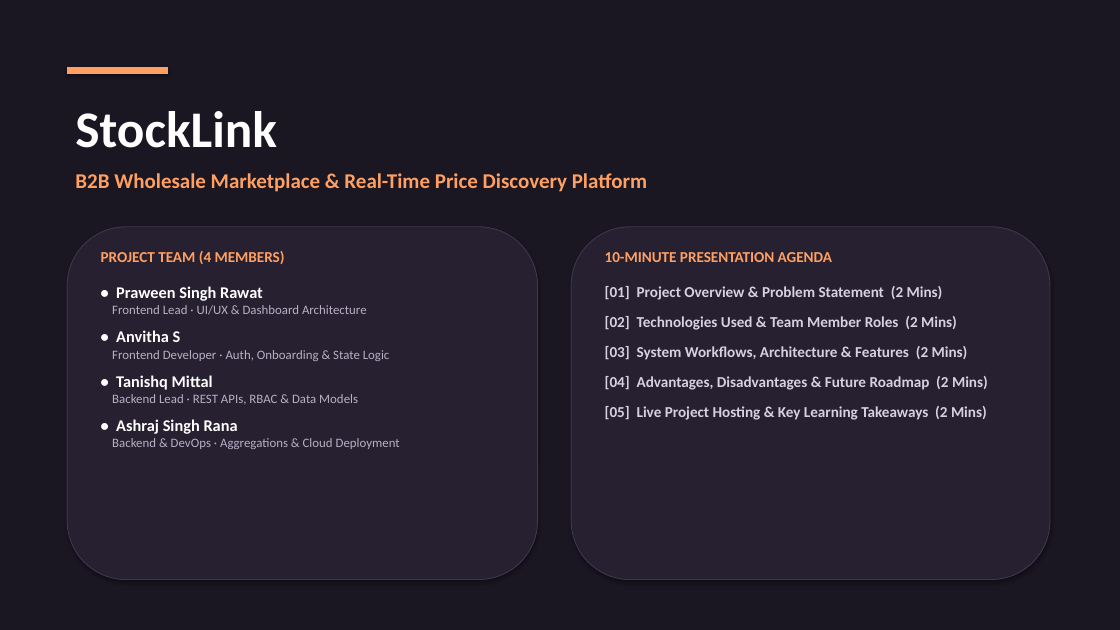
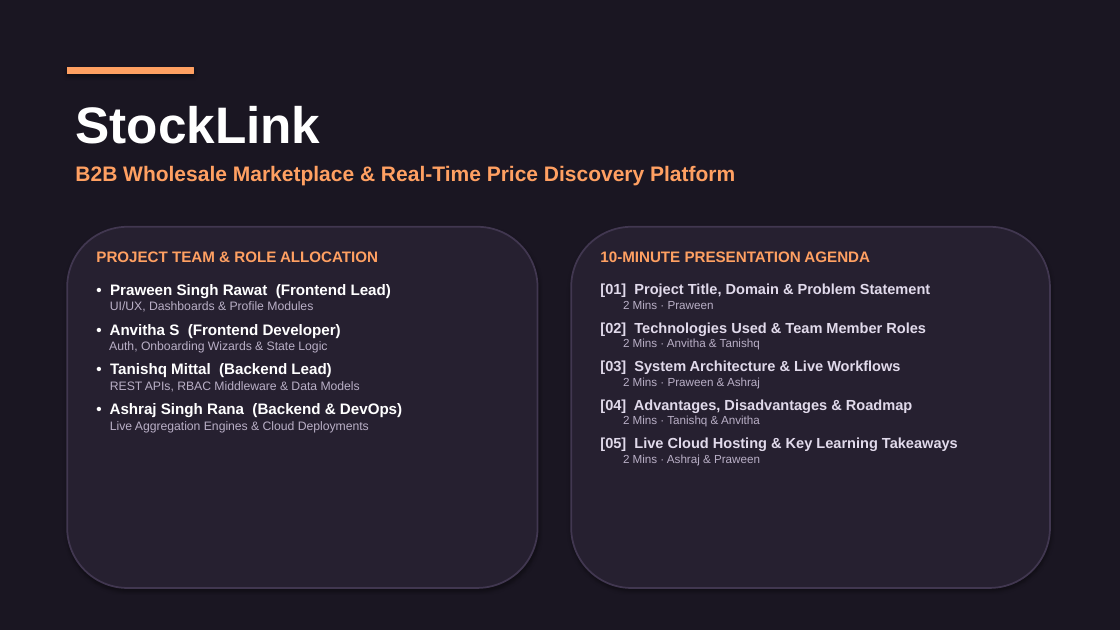
Before and after one commit to PraweenRawat/FFT_CAPSTONE_PROJECT, a slide deck: slide 1 of StockLink_Capstone_Presentation.pptx. Drawn at 1120x630 pixels with LibreOffice and Linux fonts; fonts in the diff are those of the drawing. Boxes give left, top, right and bottom in pixels: in the first picture for what was removed or moved away, otherwise in the second. Text is boxed around its words. In the diff, an @@ line names an element or a change of style, - is before the commit and + after.

```diff
--- a/StockLink_Capstone_Presentation.pptx
+++ b/StockLink_Capstone_Presentation.pptx
@@ background #FFFFFF to #1A1622 @@
@@ rectangle removed at [0,0,1120,630] @@
@@ text "StockLink" at [75,105,735,186]: font Calibri to Arial; less space between paragraphs @@
@@ rectangle: place and size @@
-rectangle at [67,67,168,74]
+rectangle at [67,67,193,74]
@@ rectangle at [67,67,193,74]: outline none to #FFA062 1 pt @@
@@ rounded rectangle at [67,227,538,588]: outline #413750 0.75 pt to #413750 1.5 pt @@
@@ rounded rectangle: place and size @@
-rounded rectangle at [67,227,538,580]
+rounded rectangle at [67,227,538,588]
@@ rounded rectangle: place and size @@
-rounded rectangle at [571,227,1050,580]
+rounded rectangle at [571,227,1050,588]
@@ rounded rectangle at [571,227,1050,588]: outline #413750 0.75 pt to #413750 1.5 pt @@
@@ text at [96,251,402,433]: text changed; size 11 to 13 pt; font Calibri to Arial; bold on @@
-PROJECT TEAM (4 MEMBERS)
-• Praween Singh Rawat
-Frontend Lead · UI/UX & Dashboard Architecture
-• Anvitha S
-Frontend Developer · Auth, Onboarding & State Logic
-• Tanishq Mittal
-Backend Lead · REST APIs, RBAC & Data Models
-• Ashraj Singh Rana
-Backend & DevOps · Aggregations & Cloud Deployment
+PROJECT TEAM & ROLE ALLOCATION
+• Praween Singh Rawat (Frontend Lead)
+UI/UX, Dashboards & Profile Modules
+• Anvitha S (Frontend Developer)
+Auth, Onboarding Wizards & State Logic
+• Tanishq Mittal (Backend Lead)
+REST APIs, RBAC Middleware & Data Models
+• Ashraj Singh Rana (Backend & DevOps)
+Live Aggregation Engines & Cloud Deployments
@@ text at [600,251,870,262]: font Calibri to Arial in "10-MINUTE PRESENTATION AGENDA"; less space between paragraphs @@
@@ text at [600,283,958,466]: text changed; size 13 to 12.5 pt; font Calibri to Arial; text colour #D7D0E1 to #E1DAEB @@
-[01] Project Overview & Problem Statement (2 Mins)
-[02] Technologies Used & Team Member Roles (2 Mins)
-[03] System Workflows, Architecture & Features (2 Mins)
-[04] Advantages, Disadvantages & Future Roadmap (2 Mins)
-[05] Live Project Hosting & Key Learning Takeaways (2 Mins)
+[01] Project Title, Domain & Problem Statement
+2 Mins · Praween
+[02] Technologies Used & Team Member Roles
+2 Mins · Anvitha & Tanishq
+[03] System Architecture & Live Workflows
+2 Mins · Praween & Ashraj
+[04] Advantages, Disadvantages & Roadmap
+2 Mins · Tanishq & Anvitha
+[05] Live Cloud Hosting & Key Learning Takeaways
+2 Mins · Ashraj & Praween
```
Also in this commit, not shown: 4 other slides changed, 1 other file.
